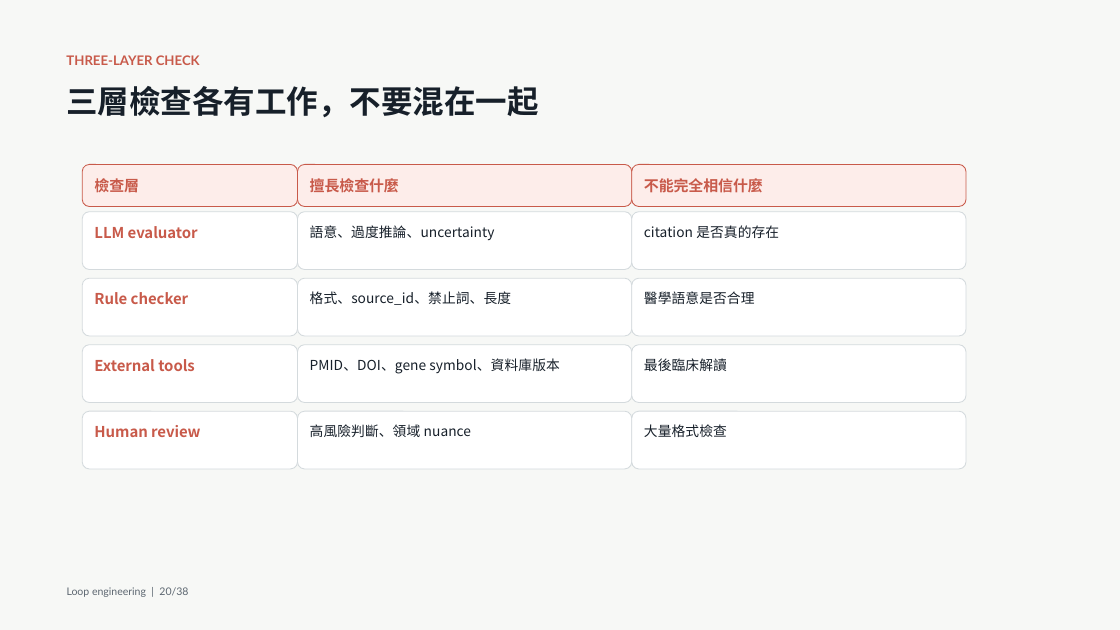
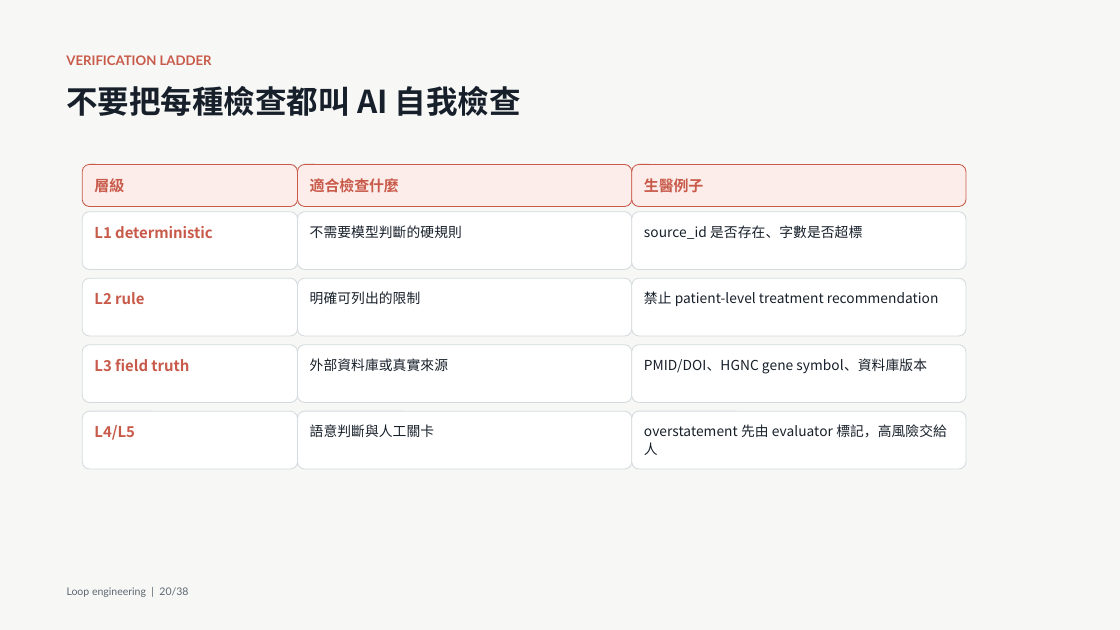
Before and after one commit to godkin1211/LLM_applications_on_BioMedicalData, a slide deck: slide 28 of slides/lesson-09-loop-engineering.pptx (slide 20 before the commit). Drawn at 1120x630 pixels with LibreOffice and Linux fonts; fonts in the diff are those of the drawing. Boxes give left, top, right and bottom in pixels: in the first picture for what was removed or moved away, otherwise in the second. Text is boxed around its words. In the diff, an @@ line names an element or a change of style, - is before the commit and + after.

```diff
--- a/slides/lesson-09-loop-engineering.pptx
+++ b/slides/lesson-09-loop-engineering.pptx
@@ text at box(66, 55, 212, 65): text changed @@
-THREE-LAYER CHECK
+VERIFICATION LADDER
@@ text at box(66, 86, 521, 116): text changed @@
-三層檢查各有工作，不要混在一起
+不要把每種檢查都叫 AI 自我檢查
@@ text at box(94, 178, 124, 192): text changed @@
-檢查層
+層級
@@ text at box(310, 178, 399, 193): text changed @@
-擅長檢查什麼
+適合檢查什麼
@@ text at box(644, 178, 703, 193): text changed @@
-不能完全相信什麼
+生醫例子
@@ text at box(94, 226, 213, 238): text changed @@
-LLM evaluator
+L1 deterministic
@@ text at box(310, 225, 462, 238): text changed @@
-語意、過度推論、uncertainty
+不需要模型判斷的硬規則
@@ text at box(644, 225, 862, 239): text changed @@
-citation 是否真的存在
+source_id 是否存在、字數是否超標
@@ text at box(94, 292, 144, 304): text changed @@
-Rule checker
+L2 rule
@@ text at box(310, 291, 421, 304): text changed @@
-格式、source_id、禁止詞、長度
+明確可列出的限制
@@ text at box(644, 291, 939, 306): text changed @@
-醫學語意是否合理
+禁止 patient-level treatment recommendation
@@ text at box(94, 359, 189, 371): text changed @@
-External tools
+L3 field truth
@@ text at box(310, 358, 448, 371): text changed @@
-PMID、DOI、gene symbol、資料庫版本
+外部資料庫或真實來源
@@ text at box(644, 358, 927, 374): text changed @@
-最後臨床解讀
+PMID/DOI、HGNC gene symbol、資料庫版本
@@ text at box(94, 425, 135, 440): text changed @@
-Human review
+L4/L5
@@ text at box(310, 424, 434, 437): text changed @@
-高風險判斷、領域 nuance
+語意判斷與人工關卡
@@ text at box(644, 424, 947, 455): text changed @@
-大量格式檢查
+overstatement 先由 evaluator 標記，高風險交給人
```
Also in this commit, not shown: 24 other slides changed, 11 slides added, 3 slides removed, 4 other files.
